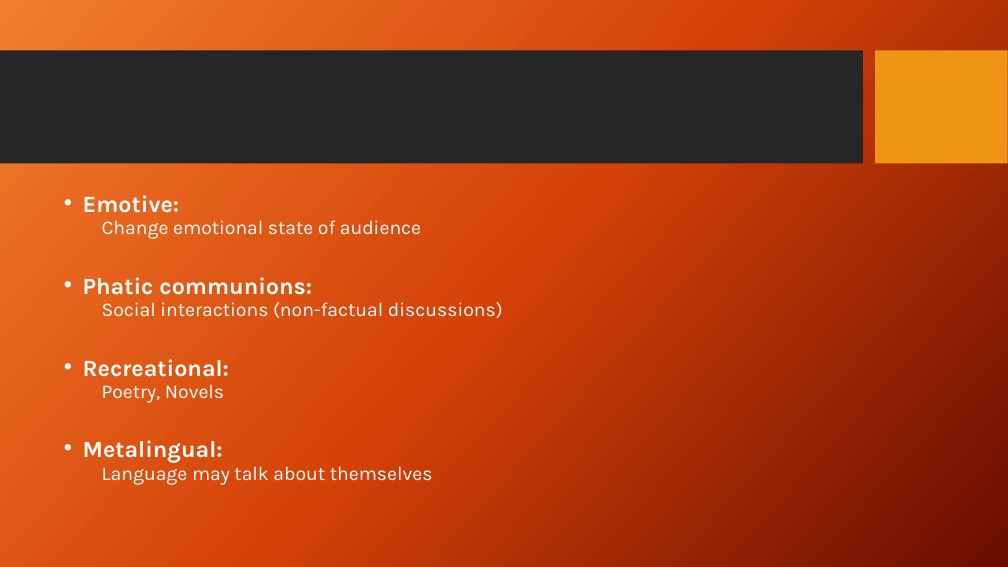
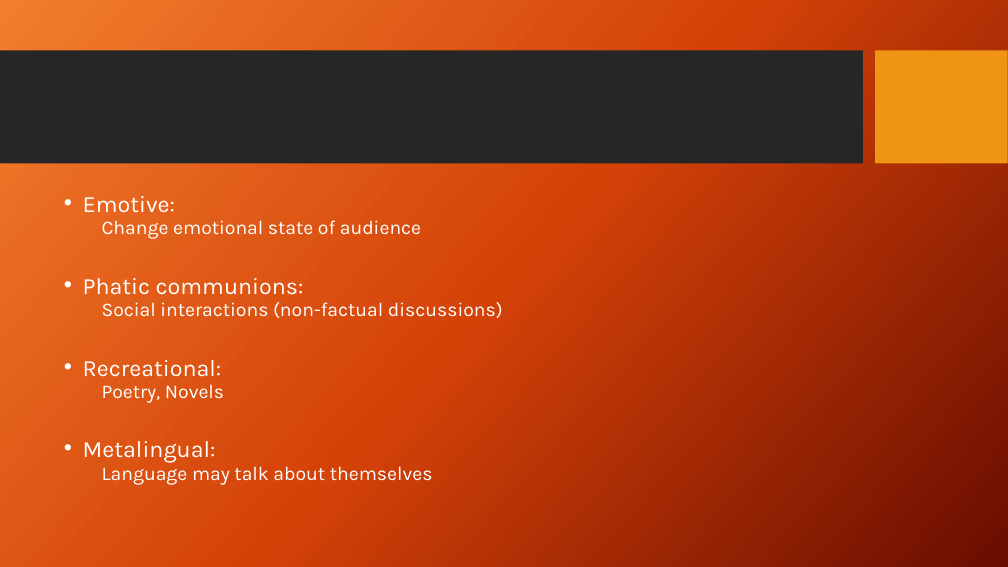
Before and after one commit to iffishells/Natural-Languag--Processing, a slide deck: slide 13 of PPT/Lecture2 Linguistics.pptx. Drawn at 1008x567 pixels with LibreOffice and Linux fonts; fonts in the diff are those of the drawing; background and template pictures are left out. Boxes give left, top, right and bottom in pixels: in the first picture for what was removed or moved away, otherwise in the second. Text is boxed around its words. In the diff, an @@ line names an element or a change of style, - is before the commit and + after.

```diff
--- a/PPT/Lecture2 Linguistics.pptx
+++ b/PPT/Lecture2 Linguistics.pptx
@@ text at bbox=[83, 196, 304, 463]: bold off in "Emotive:", "Phatic communions:", "Recreational:", "Metalingual:" @@
```
Also in this commit, not shown: 3 other slides changed, 1 slide added, 1 slide removed, 17 other files.
